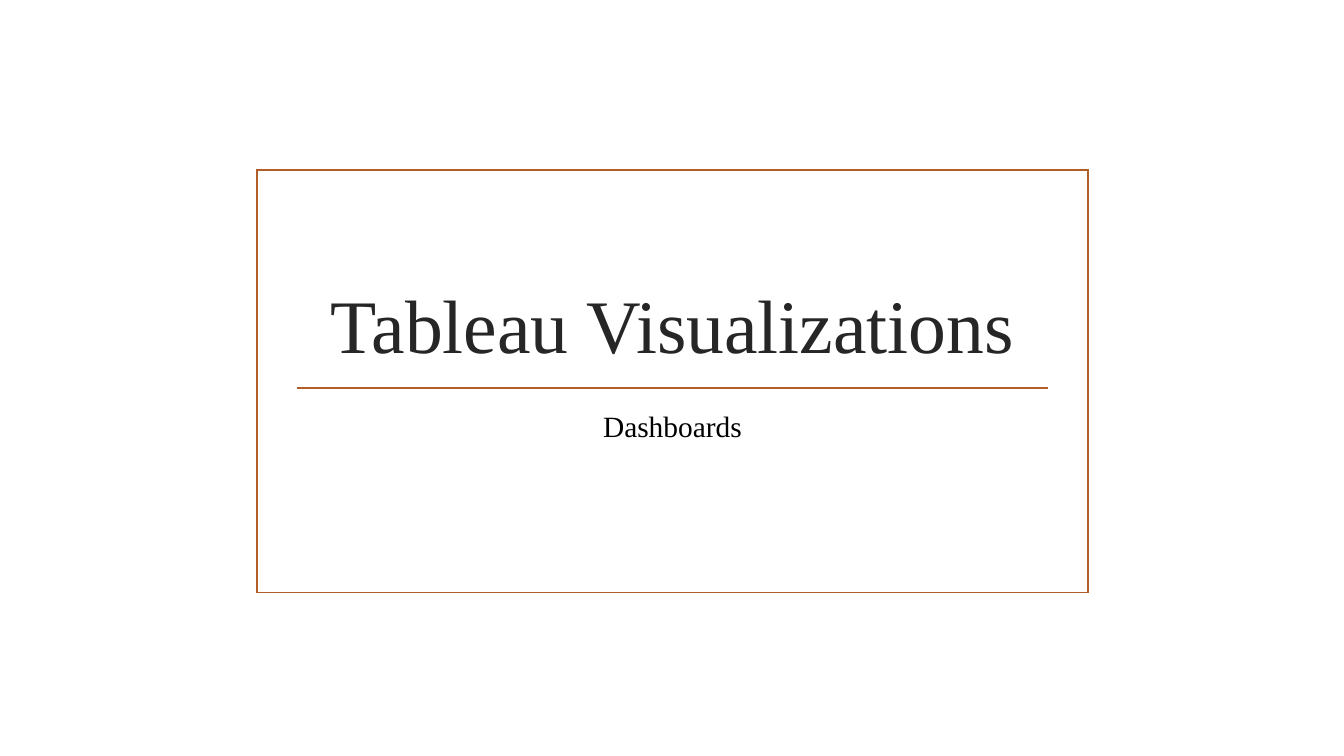
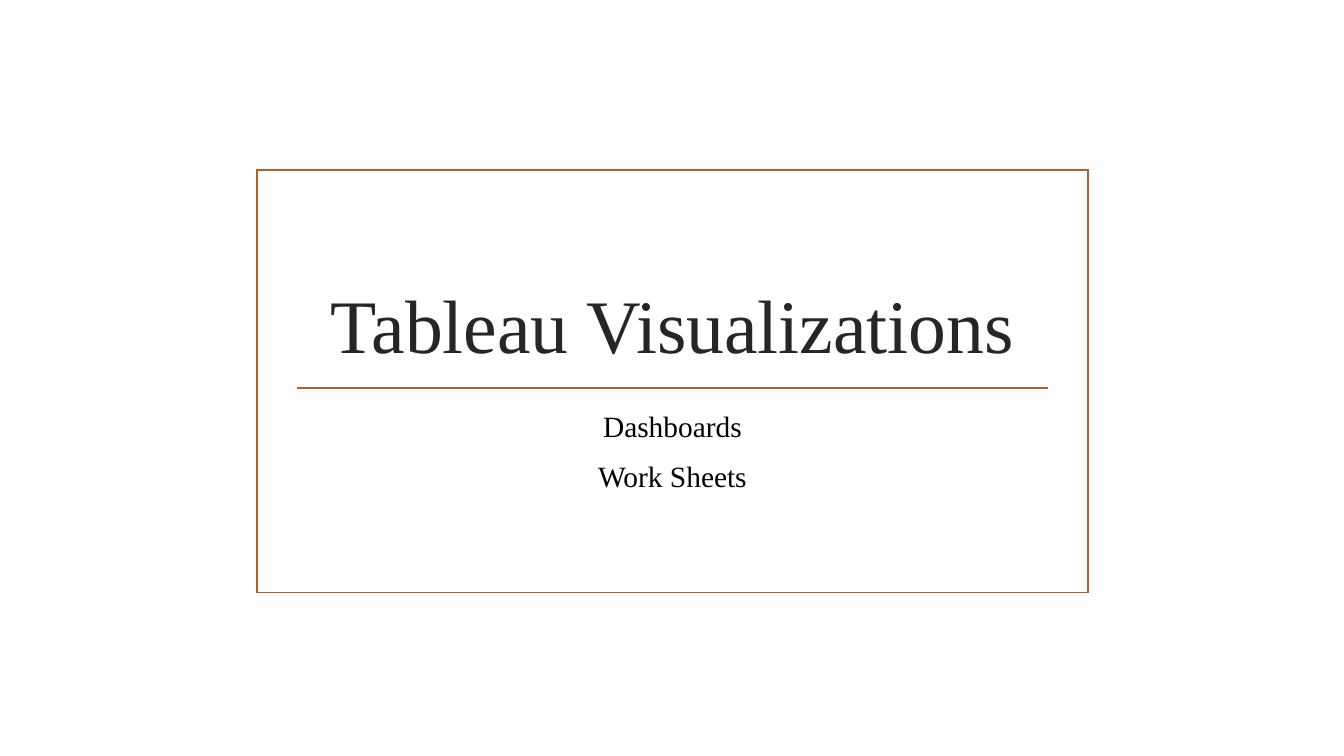
Before and after one commit to shwam25/Project_Tableau, a slide deck: slide 3 of Presentation.pptx. Drawn at 1344x756 pixels with LibreOffice and Linux fonts; fonts in the diff are those of the drawing; background and template pictures are left out. Boxes give left, top, right and bottom in pixels: in the first picture for what was removed or moved away, otherwise in the second. Text is boxed around its words. In the diff, an @@ line names an element or a change of style, - is before the commit and + after.

```diff
--- a/Presentation.pptx
+++ b/Presentation.pptx
@@ subtitle at <box>598,466,747,488</box>: paragraph added @@
+Work Sheets
```
Also in this commit, not shown: 2 other slides changed, 3 slides added, 6 slides removed.
